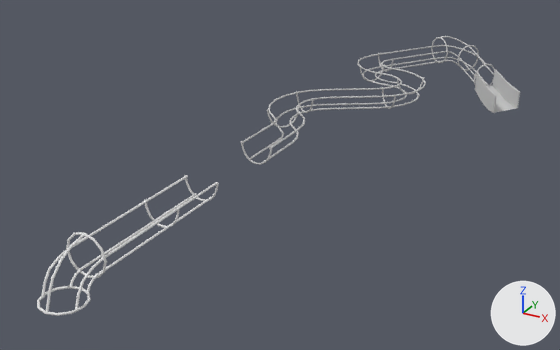
Renders of the FBX model Kalevala Pinball/Assets/Models/Tuonela River Ramp.FBX from each side of a commit.
Before and after are seen from a 50 mm lens placed at (0.171, -0.667, 0.342), pointed at (-0.194, -0.004, 0.01). The axes (+X, +Y, +Z) are drawn at lower right. The lights are the same throughout. Where no turn or scale is listed for an object, it has been applied to the vertices.

Names of what the first picture shows: 'Lower Ramp', 'Ramp Entrance', 'Upper Ramp'.
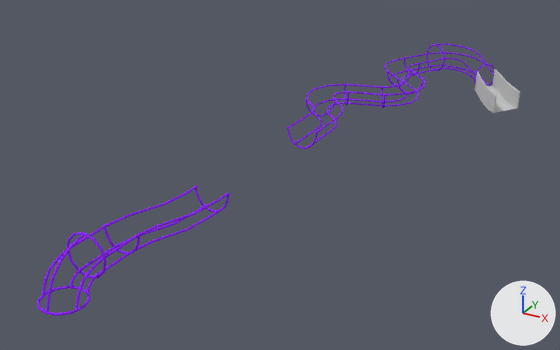
Boxes [x1, y1, x2, y2] around the edits, measured in the pictures (560 x 350 px; the box of a moved part takes in the faces that stretch with it):
'Upper Ramp', reshaped (18% narrower, 18% shorter)
    before: [241, 36, 495, 165]
    after: [287, 43, 495, 149]
'Lower Ramp', reshaped (7% wider, 7% shorter)
    before: [37, 175, 218, 316]
    after: [37, 185, 230, 316]
part 1 of me_mesh_002, moved or reshaped
    before: [144, 199, 180, 228]
    after: [103, 224, 140, 254]
part 2 of me_mesh_002, built on
    before: [72, 175, 217, 275]
    after: [72, 185, 227, 275]
part 3 of me_mesh_002, recoloured (grey to purple)
    both: [37, 232, 107, 316]
part 4 of me_mesh_001, moved or reshaped
    before: [241, 141, 272, 165]
    after: [287, 126, 318, 149]
part 5 of me_mesh_001, moved or reshaped
    before: [267, 109, 299, 128]
    after: [305, 98, 336, 117]
part 6 of me_mesh_001, moved or reshaped
    before: [296, 91, 314, 113]
    after: [381, 86, 386, 108]
part 7 of me_mesh_001, moved or reshaped
    before: [360, 67, 384, 82]
    after: [387, 69, 412, 86]
part 8 of me_mesh_001, moved or reshaped
    before: [378, 53, 394, 72]
    after: [404, 57, 421, 76]
part 9 of me_mesh_001, moved or reshaped
    before: [431, 37, 448, 63]
    after: [426, 44, 445, 71]
part 10 of me_mesh_001, added
    after: [344, 83, 349, 105]
part 11 of me_mesh_001, moved or reshaped
    before: [241, 36, 494, 163]
    after: [288, 43, 494, 147]
part 12 of me_mesh_001, recoloured
    both: [397, 64, 495, 97]

Patch to the scene script:
```diff
--- a/Kalevala Pinball/Assets/Models/Tuonela River Ramp.FBX.py
+++ b/Kalevala Pinball/Assets/Models/Tuonela River Ramp.FBX.py
@@ mat_17___default @@
+mat_17___default = principled_material('17 - Default')
+mat_17___default.base_color = (0.282, 0.0, 1.0)  # purple #9100ff
+mat_17___default.roughness = 0.859
@@ me_mesh_002 @@
-me_mesh_002.from_pydata(...)  # 600 vertices, 568 faces; spans x -0.088..-0.05, y -0.741..-0.545, z -0.008..0.035
+me_mesh_002.from_pydata(...)  # 728 vertices, 696 faces; spans x -0.088..-0.031, y -0.741..-0.559, z -0.008..0.035
+# me_mesh_002 part 1: the loose piece of 90 vertices spanning x -0.087..-0.051, y -0.605..-0.603, z -0.003..0.019 is moved by (0.0, -0.051, 0.0), in mat_17___default (purple #9100ff)
+# me_mesh_002 part 2
+# 32 faces are deleted
+# 100 vertices in x -0.087..-0.051, y -0.547..-0.545, z -0.003..0.019 move by (0.02, -0.014, 0.0)
+# 26 vertices in x -0.087..-0.053, y -0.547..-0.545, z -0.002..0.019 move by (0.021, -0.014, 0.0)
+# 30 vertices are added at x -0.081..-0.036, y -0.655..-0.601, z 0.001..0.019
+# 32 new vertices lie (0.0, -0.015, 0.0) away from vertices in x -0.086..-0.053, y -0.545, z 0.001..0.019
+# 30 new vertices lie (0.0, 0.04, 0.0) away from vertices in x -0.086..-0.052, y -0.695, z 0.001..0.019
+# 8 new vertices lie (0.004, 0.02, 0.0) away from vertices in x -0.061..-0.059, y -0.655, z 0.001..0.003
+# 6 new vertices lie (-0.004, -0.031, 0.0) away from vertices in x -0.034..-0.032, y -0.574, z 0.017..0.019
+# 6 new vertices lie (-0.004, -0.03, 0.0) away from vertices in x -0.041..-0.039, y -0.574, z 0.001..0.003
+# 6 new vertices lie (-0.003, -0.027, 0.0) away from vertices in x -0.066..-0.064, y -0.574, z 0.017..0.019
+# 5 new vertices lie (0.004, 0.023, 0.0) away from vertices in x -0.077..-0.075, y -0.655, z 0.001..0.003
+# 5 new vertices lie (0.004, 0.024, 0.0) away from vertices in x -0.086..-0.084, y -0.655, z 0.017..0.019
+# 160 new faces join them
+# me_mesh_002 part 3: 448 faces spanning x -0.088..-0.031, y -0.741..-0.559, z -0.008..0.035 switch from no material to mat_17___default (purple #9100ff)
@@ me_mesh_001 @@
-me_mesh_001.from_pydata(...)  # 2172 vertices, 2136 faces; spans x -0.123..0.052, y -0.451..0.031, z -0.03..0.036
+me_mesh_001.from_pydata(...)  # 1844 vertices, 1808 faces; spans x -0.102..0.052, y -0.392..0.012, z -0.03..0.036
+# me_mesh_001 part 4: the loose piece of 90 vertices spanning x -0.087..-0.051, y -0.451..-0.449, z -0.003..0.019 is moved by (0.02, 0.059, 0.0), in mat_17___default (purple #9100ff)
+# me_mesh_001 part 5: the loose piece of 90 vertices spanning x -0.111..-0.082, y -0.355..-0.334, z -0.003..0.019 is moved by (0.02, 0.054, 0.0), in mat_17___default (purple #9100ff)
+# me_mesh_001 part 6: the loose piece of 90 vertices spanning x -0.115..-0.083, y -0.296..-0.278, z -0.003..0.019 is turned -33.4 degrees about the z axis through its middle, then moved by (0.074, 0.062, 0.0), in mat_17___default (purple #9100ff)
+# me_mesh_001 part 7: the loose piece of 90 vertices spanning x -0.091..-0.066, y -0.146..-0.119, z -0.003..0.019 is moved by (0.039, -0.002, 0.0), in mat_17___default (purple #9100ff)
+# me_mesh_001 part 8: the loose piece of 90 vertices spanning x -0.096..-0.066, y -0.089..-0.068, z -0.003..0.019 is moved by (0.039, -0.002, 0.0), in mat_17___default (purple #9100ff)
+# me_mesh_001 part 9: the loose piece of 96 vertices spanning x -0.046..-0.014, y -0.012..0.011, z -0.003..0.035 is scaled about its middle by (1.06, 0.873, 1), then moved by (0.008, -0.042, 0.0), in mat_17___default (purple #9100ff)
+# me_mesh_001 part 10: the loose piece of 90 vertices spanning x -0.032..-0.005, y -0.238..-0.213, z -0.003..0.019 is copied, and the copy is scaled about its middle by (0.695, 1.27, 1), then moved by (-0.05, -0.01, 0.0), in mat_17___default (purple #9100ff); it spans x -0.078..-0.059, y -0.251..-0.22, z -0.003..0.019
+# me_mesh_001 part 11: 13 vertices moved within x -0.076..-0.01, y -0.274..-0.188, z 0.001..0.019; 1314 vertices removed from x -0.123..0.02, y -0.451..0.031, z -0.012..0.036; 896 vertices added at x -0.102..0.034, y -0.391..0.012, z -0.017..0.036
+# me_mesh_001 part 12: 236 faces spanning x -0.029..0.052, y -0.188..0.006, z -0.03..0.019 switch from mat_placeholder (light grey #cacaca) to mat_17___default (purple #9100ff)
```
